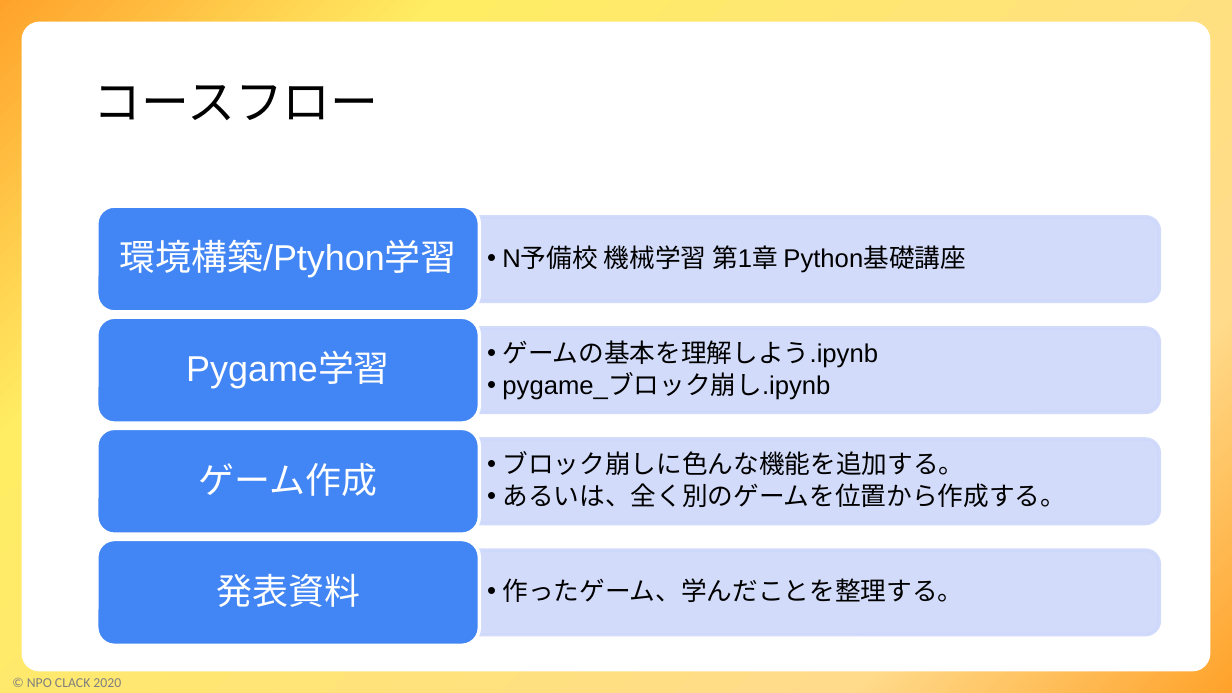
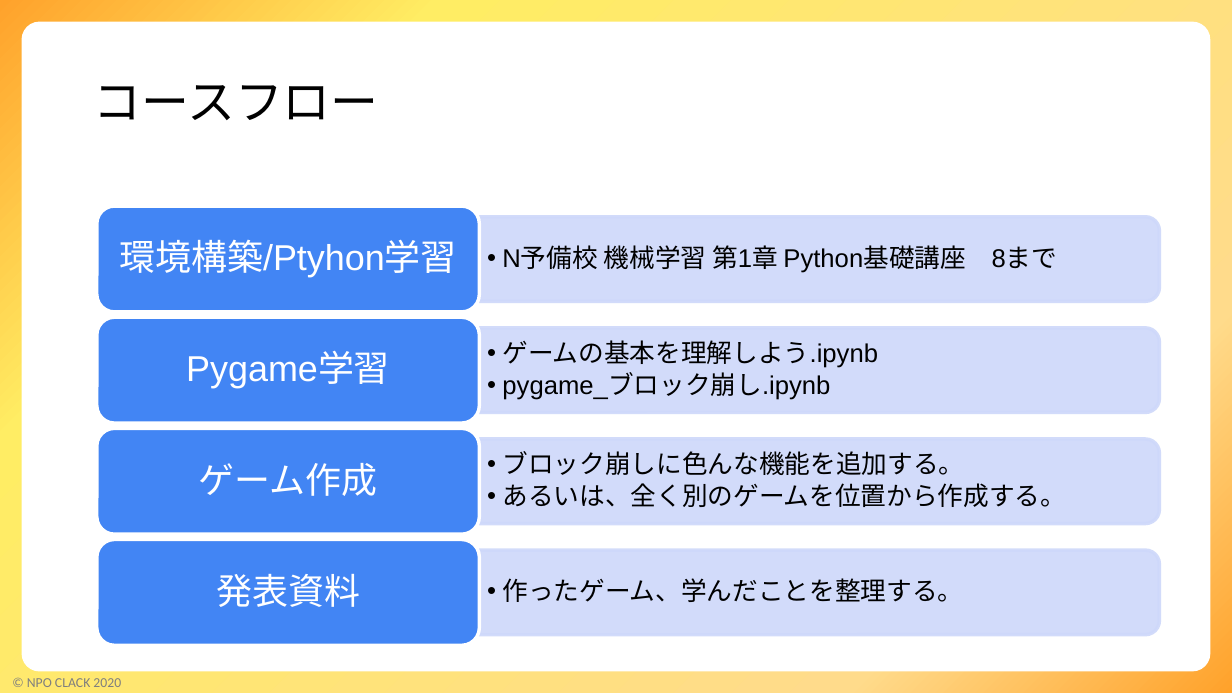
Before and after one commit to npo-clack/pygame, a slide deck: slide 9 of ゲームコース説明.pptx (slide 8 before the commit). Drawn at 1232x693 pixels with LibreOffice and Linux fonts; fonts in the diff are those of the drawing; background and template pictures are left out. Boxes give left, top, right and bottom in pixels: in the first picture for what was removed or moved away, otherwise in the second. Text is boxed around its words. In the diff, an @@ line names an element or a change of style, - is before the commit and + after.

```diff
--- a/ゲームコース説明.pptx
+++ b/ゲームコース説明.pptx
@@ text at (502,245,1058,273): text changed @@
-  • N予備校 機械学習 第1章 Python基礎講座
+  • N予備校 機械学習 第1章 Python基礎講座 8まで
```
Also in this commit, not shown: 2 other slides changed, 1 slide added.
